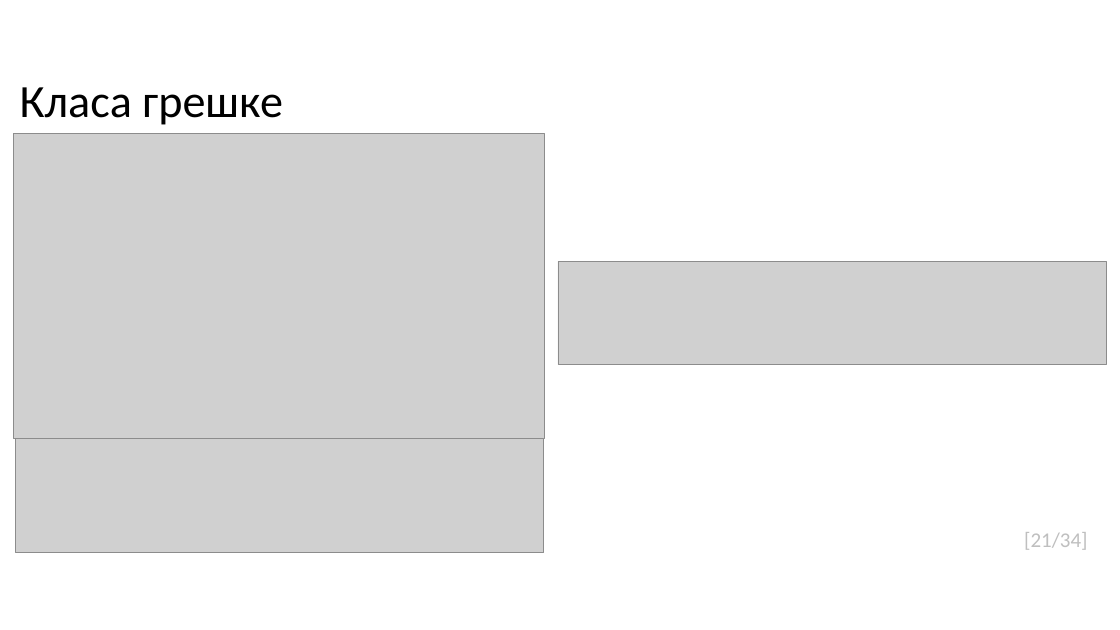
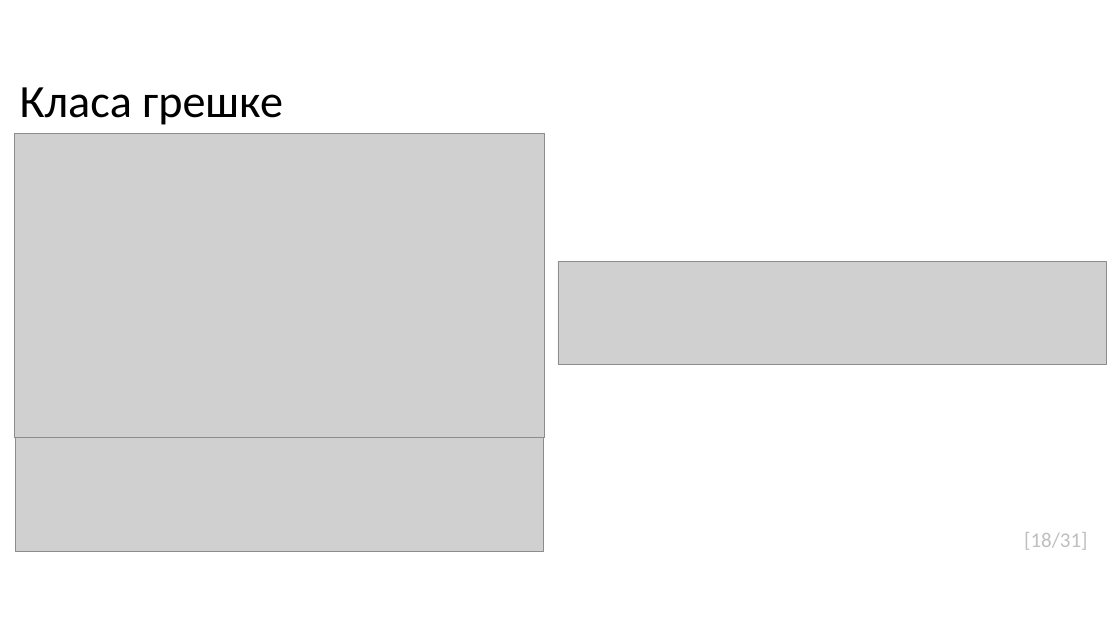
Before and after one commit to LMladenovic/MScThesisPPTX, a slide deck: slide 19 of MATF_primer_prezentacije.pptx (slide 22 before the commit). Drawn at 1120x630 pixels with LibreOffice and Linux fonts; fonts in the diff are those of the drawing; grey boxes stand for pictures; background and template pictures are left out. Boxes give left, top, right and bottom in pixels: in the first picture for what was removed or moved away, otherwise in the second. Text is boxed around its words. In the diff, an @@ line names an element or a change of style, - is before the commit and + after.

```diff
--- a/MATF_primer_prezentacije.pptx
+++ b/MATF_primer_prezentacije.pptx
@@ text at [1024,532,1087,550]: text changed @@
-[21/34]
+[18/31]
```
Also in this commit, not shown: 27 other slides changed, 3 slides added, 6 slides removed.
